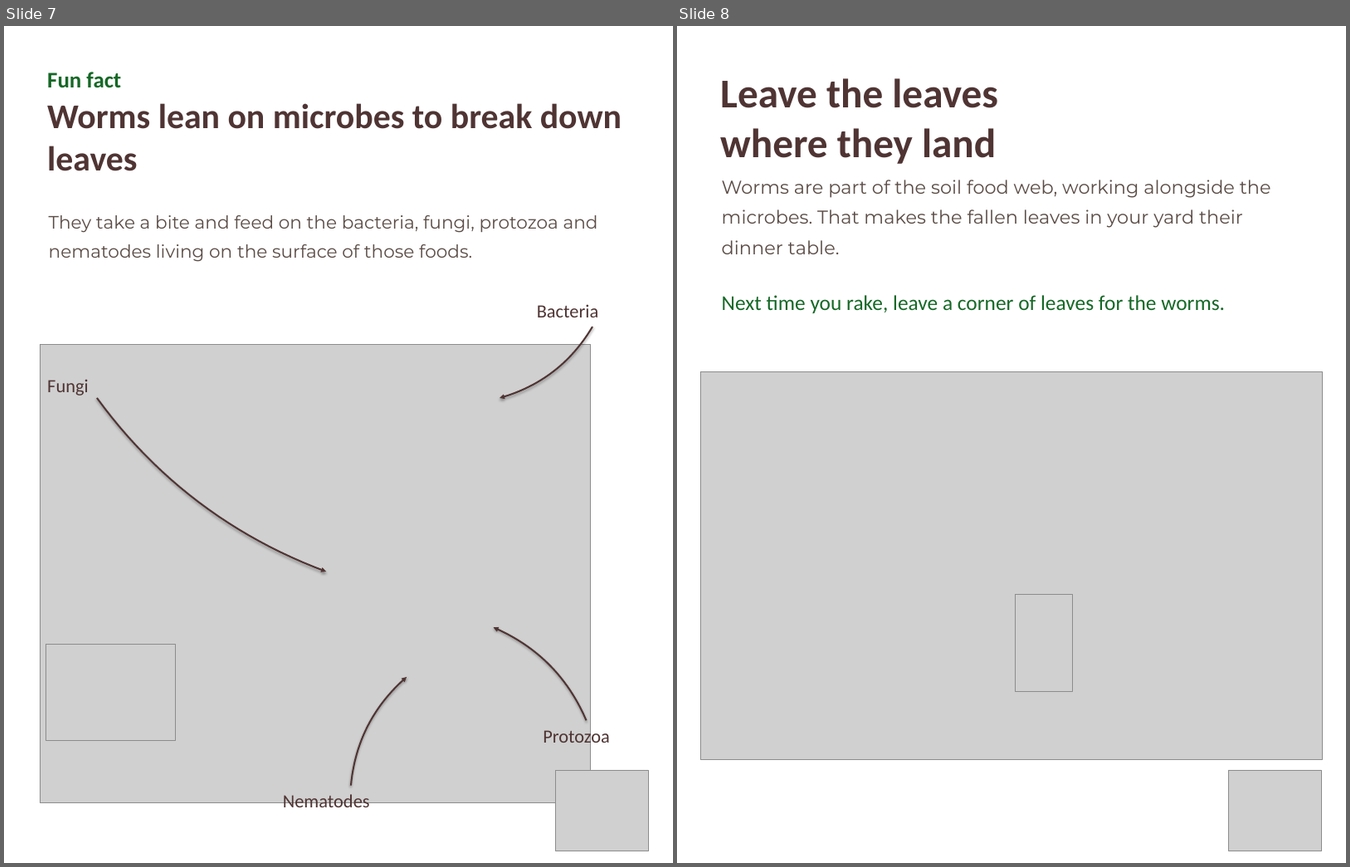
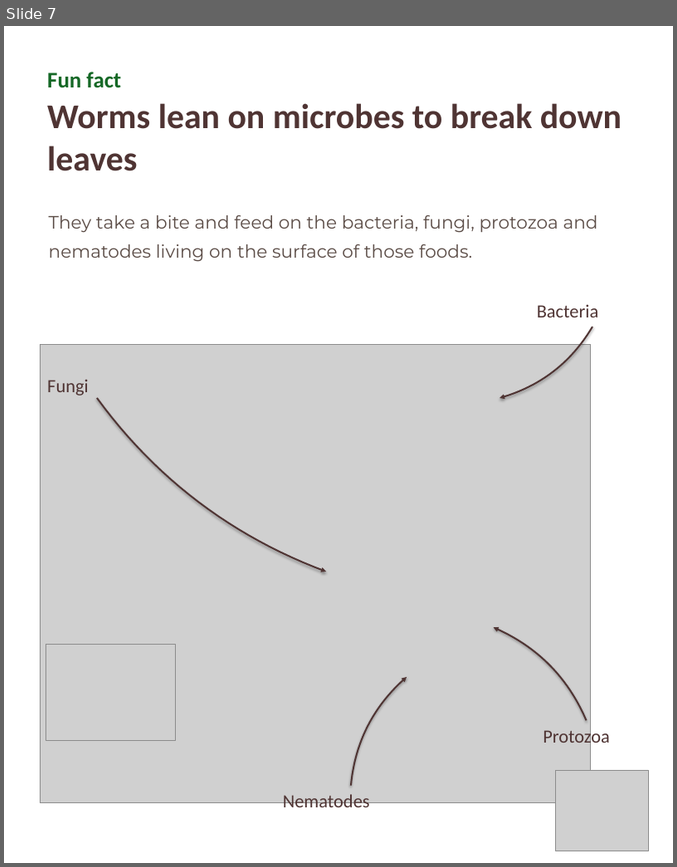
Before and after one commit to linneamoritznyc/final-SFWsite-Linnea, a slide deck: social/earthworm-day-2026-10-21/21-10-2026-wed-ig-earthworm-jar.pptx. Shown side by side, each under a label of ours: slides 7 and 8 before the commit, slide 7 after it. The pictures are 1350x867 and 677x867 pixels, drawn with LibreOffice and Linux fonts; fonts in the diff are those of the drawing; grey boxes stand for pictures. Boxes give left, top, right and bottom in pixels: in the first picture for what was removed or moved away, otherwise in the second. Text is boxed around its words. In the diff, an @@ line names an element or a change of style, - is before the commit and + after.

```diff
--- a/social/earthworm-day-2026-10-21/21-10-2026-wed-ig-earthworm-jar.pptx
+++ b/social/earthworm-day-2026-10-21/21-10-2026-wed-ig-earthworm-jar.pptx
@@ slide 8 removed at <box>677,26,1346,863</box>, background #FFFFFF @@
@@ text removed at <box>720,78,998,164</box> @@
-Leave the leaves
-where they land
@@ text removed at <box>722,180,1271,254</box> @@
-Worms are part of the soil food web, working alongside the microbes. That makes the fallen leaves in your yard their dinner table.
@@ text removed at <box>722,295,1225,313</box> @@
-Next time you rake, leave a corner of leaves for the worms.
@@ picture removed at <box>701,371,1323,759</box> @@
@@ picture removed at <box>1016,594,1072,690</box> @@
@@ picture removed at <box>1228,770,1321,849</box> @@
```
Also in this commit, not shown: 3 other files.
